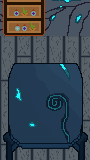
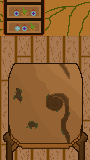
Layered file, before and after one edit (w=90, h=160). Changes by layer:
renamed "Слой 35" to "Слой 44", showed it, painted on it over [0, 0, 90, 160]
removed layer "Слой 33" over [3, 0, 85, 36]
removed layer "Слой 21" over [3, 63, 88, 160]
removed layer "Слой 43" over [0, 0, 90, 160]
